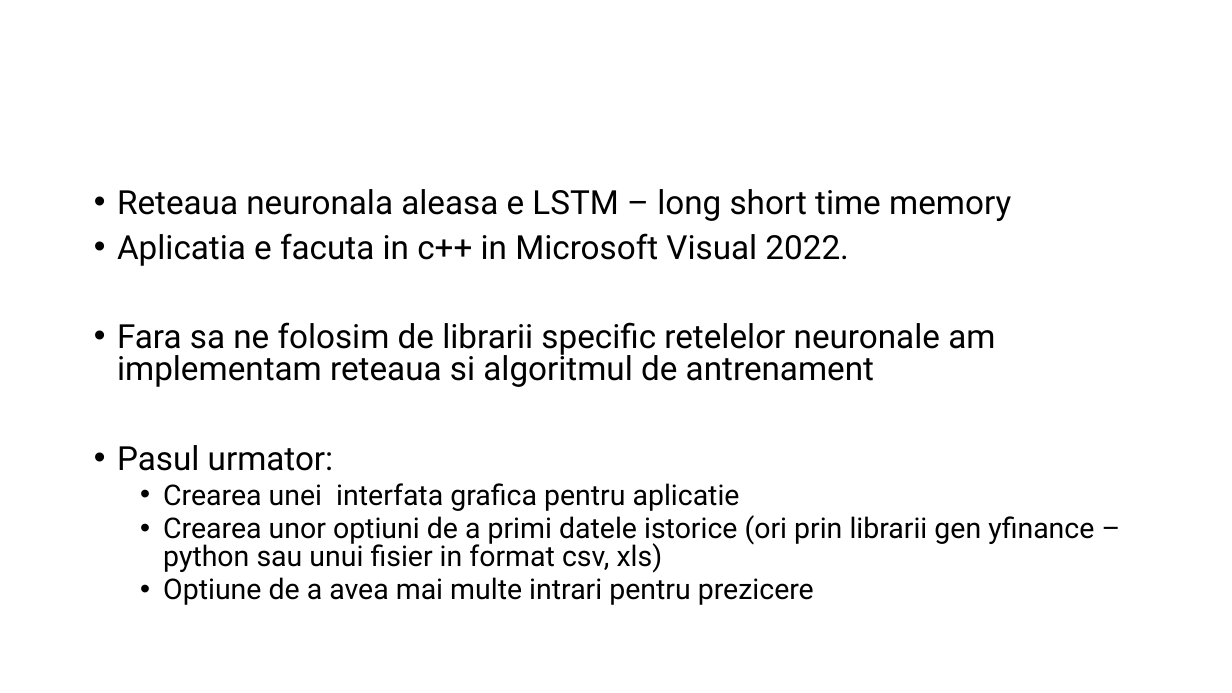
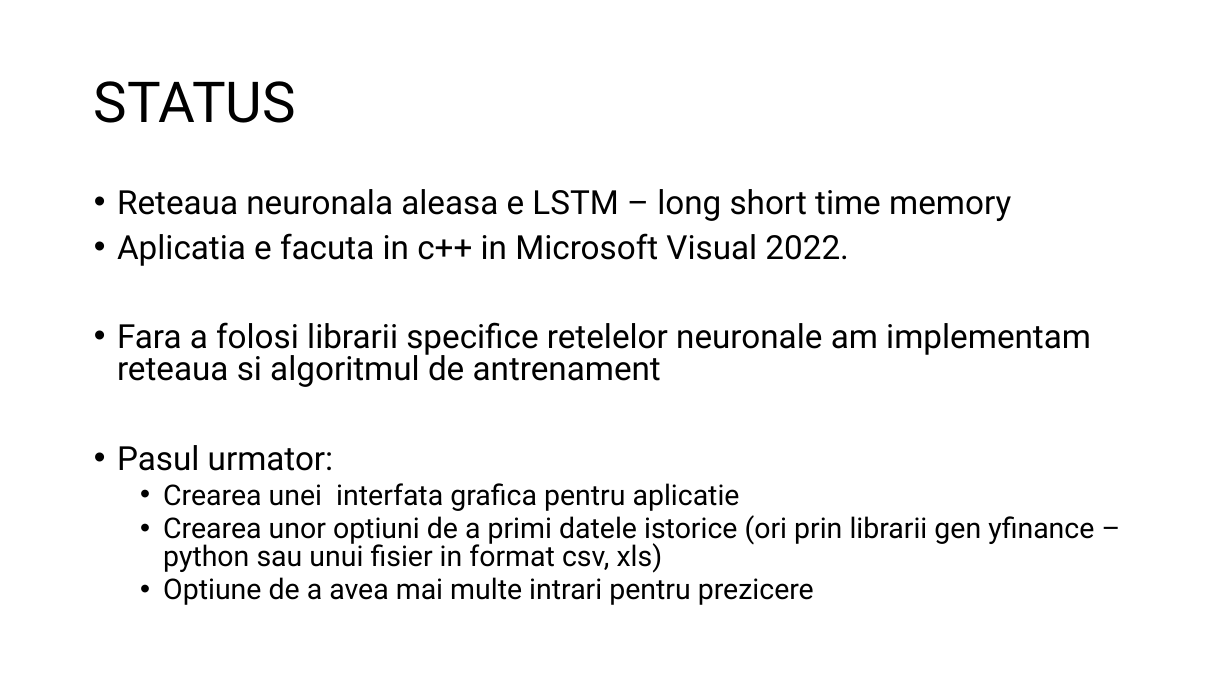
Before and after one commit to nasturas/LSTM, a slide deck: slide 3 of Doc/Prezicere pret actiuni.pptx. Drawn at 1232x693 pixels with LibreOffice and Linux fonts; fonts in the diff are those of the drawing. Boxes give left, top, right and bottom in pixels: in the first picture for what was removed or moved away, otherwise in the second. Text is boxed around its words. In the diff, an @@ line names an element or a change of style, - is before the commit and + after.

```diff
--- a/Doc/Prezicere pret actiuni.pptx
+++ b/Doc/Prezicere pret actiuni.pptx
@@ title added at bbox=[94, 81, 296, 123], 44 pt, text #000000 @@
+STATUS
@@ text at bbox=[117, 322, 1091, 387]: text changed @@
-• Fara sa ne folosim de librarii specific retelelor neuronale am implementam reteaua si algoritmul de antrenament
+• Fara a folosi librarii specifice retelelor neuronale am implementam reteaua si algoritmul de antrenament
```
Also in this commit, not shown: 3 other slides changed, 3 slides added, 1 slide removed.
